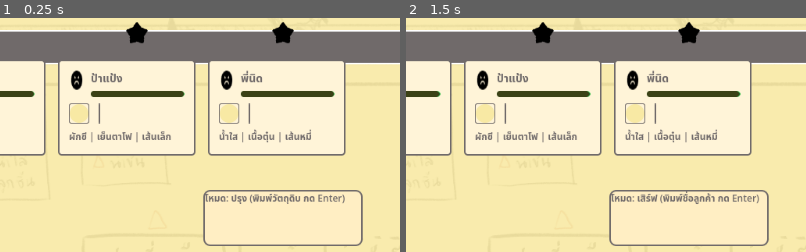
Above: before the commit, frames 1-2 (left to right).
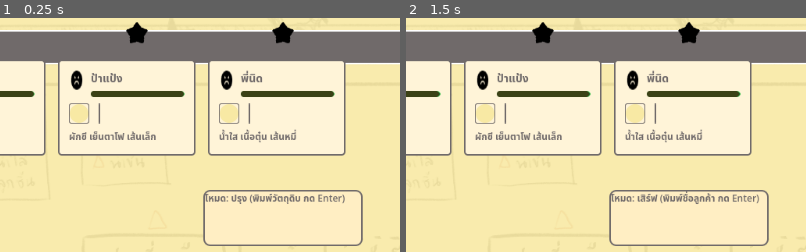
Above: after the commit, the same moments.

Repository: pcpaugust/video-game
Game: Godot game, scene res://scenes/main/Cooking.tscn
The game is run twice, just before and just after one commit, with the same random seed, the same clock (stepped at 60 frames per second) and the same inputs.
Inputs:
- Up to frame 1 (0.25 s): no input
- Up to frame 2 (1.5 s): tap Enter at 0.5, 0.6 s; tap Space at 1.25 s; tap Tab at 1.35 s
The pictures show only the part of the screen within x 15-65%, y 9-59%; the shares and areas given below are measured in that part.

The runs differ from the first frame. In frame 1, 0.9% of the frame differs, in the area x 22-78%, y 47-54%; in frame 2, 0.9%.

Commit message:
fix ui layout

Diff:
--- a/scenes/ui/TypedIngredient.tscn
+++ b/scenes/ui/TypedIngredient.tscn
@@ -6,8 +6,8 @@
 anchors_preset = 15
 anchor_right = 1.0
 anchor_bottom = 1.0
-offset_right = -820.0
-offset_bottom = -404.0
+offset_right = -817.0
+offset_bottom = -500.0
 grow_horizontal = 2
 grow_vertical = 2
 
@@ -22,7 +22,7 @@
 expand_mode = 2
 
 [node name="MarginContainer" type="MarginContainer" parent="." unique_id=1176633193]
-custom_minimum_size = Vector2(60, 0)
+custom_minimum_size = Vector2(30, 0)
 layout_mode = 2
 size_flags_vertical = 3
 theme_override_constants/margin_left = 2
@@ -31,10 +31,10 @@
 theme_override_constants/margin_bottom = 2
 
 [node name="RichTextLabel" type="RichTextLabel" parent="MarginContainer" unique_id=253266365]
-custom_minimum_size = Vector2(200, 60)
+custom_minimum_size = Vector2(50, 20)
 layout_mode = 2
 theme_override_colors/default_color = Color(0, 0, 0, 1)
-theme_override_font_sizes/normal_font_size = 40
+theme_override_font_sizes/normal_font_size = 26
 bbcode_enabled = true
 text = "[center]เส้นเล็ก[/center]"
 fit_content = true
--- a/scenes/ui/TypingIngredient.tscn
+++ b/scenes/ui/TypingIngredient.tscn
@@ -1,27 +1,20 @@
 [gd_scene format=3 uid="uid://du0fx0nypysg3"]
 
 [ext_resource type="Script" uid="uid://5v3dcckdensw" path="res://scripts/ui/typing_ingredient.gd" id="1_3s5he"]
-[ext_resource type="Texture2D" uid="uid://frdbrrpdj7h" path="res://assets/image.jpg" id="1_atf2c"]
-
 [node name="TypingIngredient" type="VBoxContainer" unique_id=55046984]
-anchors_preset = 15
-anchor_right = 1.0
-anchor_bottom = 1.0
-offset_right = -928.0
-offset_bottom = -473.0
-grow_horizontal = 2
-grow_vertical = 2
+custom_minimum_size = Vector2(60, 70)
+layout_mode = 2
+size_flags_horizontal = 0
+size_flags_vertical = 0
 script = ExtResource("1_3s5he")
 
 [node name="CenterContainer" type="CenterContainer" parent="." unique_id=886496357]
 layout_mode = 2
 size_flags_vertical = 3
 
-[node name="TextureRect" type="TextureRect" parent="CenterContainer" unique_id=2099751981]
-custom_minimum_size = Vector2(96, 96)
+[node name="IconCircle" type="PanelContainer" parent="CenterContainer" unique_id=2099751981]
+custom_minimum_size = Vector2(32, 32)
 layout_mode = 2
-texture = ExtResource("1_atf2c")
-expand_mode = 1
 
 [node name="MarginContainer" type="MarginContainer" parent="." unique_id=1176633193]
 custom_minimum_size = Vector2(60, 0)
@@ -33,5 +26,6 @@
 [node name="Text" type="Label" parent="MarginContainer" unique_id=291410091]
 layout_mode = 2
 theme_override_colors/font_color = Color(0, 0, 0, 1)
+theme_override_font_sizes/font_size = 10
 horizontal_alignment = 1
 vertical_alignment = 1
--- a/scripts/data/menu_data.gd
+++ b/scripts/data/menu_data.gd
@@ -21,7 +21,7 @@
 		if ing in all_ingredients() and not filtered.has(ing):
 			filtered.append(ing)
 	filtered.sort()
-	return " | ".join(filtered)
+	return " ".join(filtered)
 
 
 static func is_drink(ingredients: Array[String]) -> bool:
--- a/scripts/ui/typing_ingredient.gd
+++ b/scripts/ui/typing_ingredient.gd
@@ -1,19 +1,16 @@
 # video-game/scenes/ui/typing_ingredient.gd
 extends VBoxContainer
 
-@onready var texture_rect = $CenterContainer/TextureRect
-@onready var label = $MarginContainer/Text
+const MenuConfig = preload("res://scripts/config/menu_config.gd")
 
-const INGREDIENT_ASSETS: Array[String] = [
-	"res://assets/PtPt - Cute Pixel Cooking Game Starter Pack/Ingredient/food/1carrot.png",
-	"res://assets/PtPt - Cute Pixel Cooking Game Starter Pack/Ingredient/food/2meat.png",
-	"res://assets/PtPt - Cute Pixel Cooking Game Starter Pack/Ingredient/food/3cabbage.png",
-	"res://assets/PtPt - Cute Pixel Cooking Game Starter Pack/Ingredient/food/4egg.png",
-	"res://assets/PtPt - Cute Pixel Cooking Game Starter Pack/Ingredient/food/5rice.png",
-	"res://assets/PtPt - Cute Pixel Cooking Game Starter Pack/Ingredient/food/8bread.png",
-	"res://assets/PtPt - Cute Pixel Cooking Game Starter Pack/Ingredient/sweets/1vanilla.png",
-	"res://assets/PtPt - Cute Pixel Cooking Game Starter Pack/Ingredient/sweets/2strawberry.png",
-]
+@onready var icon_panel: PanelContainer = $CenterContainer/IconCircle
+@onready var label: Label = $MarginContainer/Text
+
+var style_grey: StyleBoxFlat
+var style_yellow: StyleBoxFlat
+var style_orange: StyleBoxFlat
+var style_green: StyleBoxFlat
+var style_blue: StyleBoxFlat
 
 func set_ingredient(ing_name: String):
 	# ตรวจสอบว่า Node พร้อมใช้งานหรือยัง ถ้ายังให้รอ (await) จนกว่าจะ ready
@@ -25,18 +22,41 @@
 		label.text = ing_name
 		label.queue_redraw()
 
-	# ส่วนการโหลดรูปภาพ (mock mapping: pick a deterministic asset)
-	var path = _pick_asset_path(ing_name, INGREDIENT_ASSETS)
-	if path != "" and ResourceLoader.exists(path):
-		texture_rect.texture = load(path)
-	else:
-		# หากไม่พบรูปภาพให้ใช้รูปเริ่มต้น (icon.svg)
-		texture_rect.texture = preload("res://icon.svg")
+	_apply_icon_color(ing_name)
 
-func _pick_asset_path(key: String, assets: Array[String]) -> String:
-	if assets.is_empty():
-		return ""
-	var acc: int = 0
-	for i in key.length():
-		acc += key.unicode_at(i)
-	return assets[acc % assets.size()]
+func _apply_icon_color(ing_name: String) -> void:
+	_ensure_styles()
+	if not icon_panel:
+		return
+
+	var style: StyleBoxFlat = style_yellow
+	if ing_name in MenuConfig.BROTH_TYPES:
+		style = style_grey
+	elif ing_name in MenuConfig.NOODLE_TYPES:
+		style = style_yellow
+	elif ing_name in MenuConfig.MEAT_TYPES:
+		style = style_orange
+	elif ing_name in MenuConfig.VEGETABLE_TYPES:
+		style = style_green
+	elif ing_name in MenuConfig.DRINK_TYPES:
+		style = style_blue
+
+	icon_panel.add_theme_stylebox_override("panel", style)
+
+func _ensure_styles() -> void:
+	if style_grey != null:
+		return
+	style_grey = _make_circle_style(Color(0.439216, 0.415686, 0.415686, 1))
+	style_yellow = _make_circle_style(Color(0.972549, 0.913725, 0.643137, 1))
+	style_orange = _make_circle_style(Color(0.976471, 0.556863, 0.235294, 1))
+	style_green = _make_circle_style(Color(0.262745, 0.760784, 0.337255, 1))
+	style_blue = _make_circle_style(Color(0.294118, 0.376471, 0.941176, 1))
+
+func _make_circle_style(color: Color) -> StyleBoxFlat:
+	var style: StyleBoxFlat = StyleBoxFlat.new()
+	style.bg_color = color
+	style.corner_radius_top_left = 999
+	style.corner_radius_top_right = 999
+	style.corner_radius_bottom_right = 999
+	style.corner_radius_bottom_left = 999
+	return style
